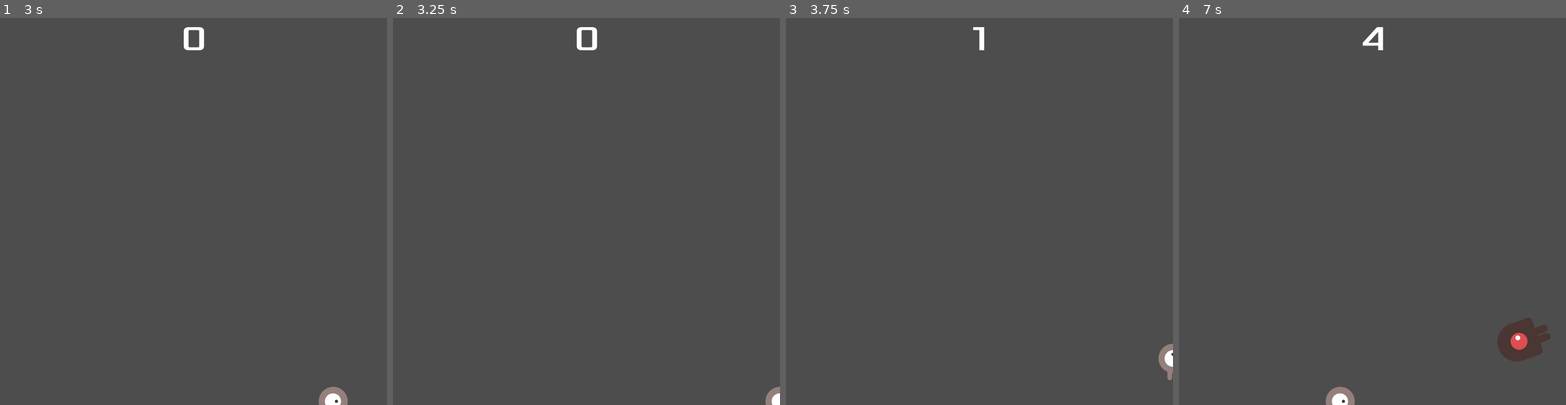
Above: before the commit, frames 1-4 (left to right).
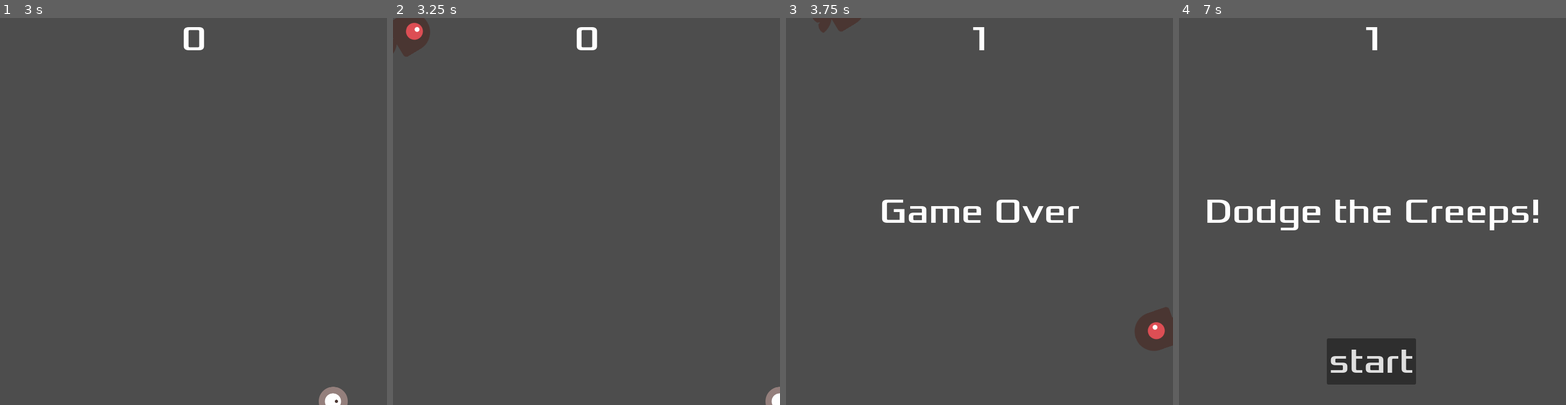
Above: after the commit, the same moments.

Repository: Azin-Alahkhani/GodotGame
Game: Godot game, scene res://main.tscn
The game is run twice, just before and just after one commit, with the same random seed, the same clock (stepped at 60 frames per second) and the same inputs. This scene is started directly instead of the project's main scene.
Inputs:
- Up to frame 1 (3 s): click "start" at 0.5 s; tap Enter at 1.25 s; hold Right (move-right) 1.28-2.03 s; hold Down (move-down) 2.03-2.78 s; hold Right (move-right) from 2.78 s (still down)
- Up to frame 2 (3.25 s): keep holding Right (move-right)
- Up to frame 3 (3.75 s): release Right (move-right) at 3.53 s; hold Up (move-up) from 3.53 s (still down)
- Up to frame 4 (7 s): release Up (move-up) at 4.28 s; hold Left (move-left) 4.28-5.78 s; hold Down (move-down) 5.78-6.53 s; hold Right (move-right) from 6.53 s (still down)

Frame 1 is identical in both runs. In frame 2, 0.8% of the frame differs, in the area x 0-10%, y 0-10%; in frame 3, 2.5%; in frame 4, 6.2%, in the area x 7-96%, y 2-100%.

Commit message:
finish up

Diff:
--- a/hud.tscn
+++ b/hud.tscn
@@ -1,7 +1,13 @@
-[gd_scene load_steps=3 format=3 uid="uid://8o61hu4806ir"]
+[gd_scene load_steps=5 format=3 uid="uid://8o61hu4806ir"]
 
 [ext_resource type="Script" uid="uid://c70lbhkvypaib" path="res://hud.gd" id="1_64ctp"]
 [ext_resource type="FontFile" uid="uid://dwte2mttiehpn" path="res://fonts/Xolonium-Regular.ttf" id="2_8sq4i"]
+
+[sub_resource type="InputEventAction" id="InputEventAction_64ctp"]
+action = &"start_game"
+
+[sub_resource type="Shortcut" id="Shortcut_8sq4i"]
+events = [SubResource("InputEventAction_64ctp")]
 
 [node name="HUD" type="CanvasLayer"]
 script = ExtResource("1_64ctp")
@@ -34,6 +40,7 @@
 grow_vertical = 0
 theme_override_fonts/font = ExtResource("2_8sq4i")
 theme_override_font_sizes/font_size = 64
+shortcut = SubResource("Shortcut_8sq4i")
 text = "start"
 
 [node name="Message" type="Label" parent="."]
--- a/main.gd
+++ b/main.gd
@@ -16,9 +16,13 @@
 	$ScoreTimer.stop()
 	$MobTimer.stop()
 	$HUD.show_game_over()
+	$Music.stop()
+	$DeathSound.play()
 
 func new_game():
 	score = 0
+	$Music.play()
+	get_tree().call_group("mobs", "queue_free")
 	$Player.start($StartPosition.position)
 	$StartTimer.start()
 	$HUD.update_score(score)
--- a/main.tscn
+++ b/main.tscn
@@ -1,9 +1,11 @@
-[gd_scene load_steps=6 format=3 uid="uid://dc0ovew6gawiq"]
+[gd_scene load_steps=8 format=3 uid="uid://dc0ovew6gawiq"]
 
 [ext_resource type="Script" uid="uid://ceoeg4a7im8rw" path="res://main.gd" id="1_h2yge"]
 [ext_resource type="PackedScene" uid="uid://d0er0esfs4nd6" path="res://mob.tscn" id="2_1bvp3"]
 [ext_resource type="PackedScene" uid="uid://rddtj15vg1ni" path="res://player.tscn" id="3_lquwl"]
 [ext_resource type="PackedScene" uid="uid://8o61hu4806ir" path="res://hud.tscn" id="4_1bvp3"]
+[ext_resource type="AudioStream" uid="uid://dd1xyunxenul5" path="res://art/House In a Forest Loop.ogg" id="5_7mycd"]
+[ext_resource type="AudioStream" uid="uid://hf1wrtlrcj6y" path="res://art/gameover.wav" id="6_272bh"]
 
 [sub_resource type="Curve2D" id="Curve2D_7mycd"]
 _data = {
@@ -15,10 +17,20 @@
 script = ExtResource("1_h2yge")
 mob_scene = ExtResource("2_1bvp3")
 
+[node name="ColorRect" type="ColorRect" parent="."]
+anchors_preset = 15
+anchor_right = 1.0
+anchor_bottom = 1.0
+grow_horizontal = 2
+grow_vertical = 2
+size_flags_horizontal = 3
+size_flags_vertical = 3
+color = Color(0.686639, 0.926139, 0.975421, 1)
+
 [node name="Player" parent="." instance=ExtResource("3_lquwl")]
 
 [node name="MobTimer" type="Timer" parent="."]
-wait_time = 2.0
+wait_time = 0.5
 
 [node name="ScoreTimer" type="Timer" parent="."]
 
@@ -37,6 +49,13 @@
 
 [node name="HUD" parent="." instance=ExtResource("4_1bvp3")]
 
+[node name="Music" type="AudioStreamPlayer" parent="."]
+stream = ExtResource("5_7mycd")
+parameters/looping = false
+
+[node name="DeathSound" type="AudioStreamPlayer" parent="."]
+stream = ExtResource("6_272bh")
+
 [connection signal="hit" from="Player" to="." method="game_over"]
 [connection signal="timeout" from="MobTimer" to="." method="_on_mob_timer_timeout"]
 [connection signal="timeout" from="ScoreTimer" to="." method="_on_score_timer_timeout"]
--- a/mob.tscn
+++ b/mob.tscn
@@ -48,7 +48,7 @@
 radius = 32.0
 height = 158.0
 
-[node name="Mob" type="RigidBody2D"]
+[node name="Mob" type="RigidBody2D" groups=["mob"]]
 collision_mask = 0
 gravity_scale = 0.0
 script = ExtResource("1_1qmh0")
--- a/project.godot
+++ b/project.godot
@@ -43,3 +43,8 @@
 "events": [Object(InputEventKey,"resource_local_to_scene":false,"resource_name":"","device":-1,"window_id":0,"alt_press …(195 unchanged characters)…
 ]
 }
+start_game={
+"deadzone": 0.2,
+"events": [Object(InputEventKey,"resource_local_to_scene":false,"resource_name":"","device":-1,"window_id":0,"alt_pressed":false,"shift_pressed":false,"ctrl_pressed":false,"meta_pressed":false,"pressed":false,"keycode":0,"physical_keycode":4194309,"key_label":0,"unicode":0,"location":0,"echo":false,"script":null)
+]
+}
